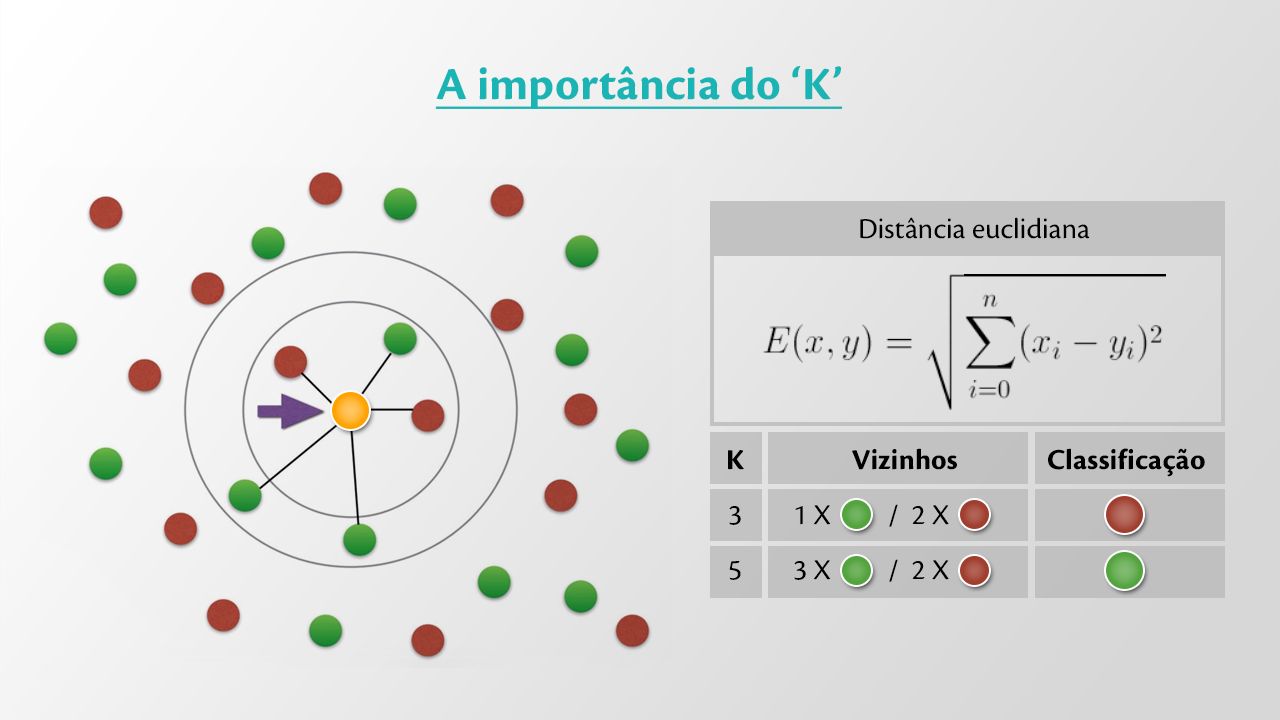
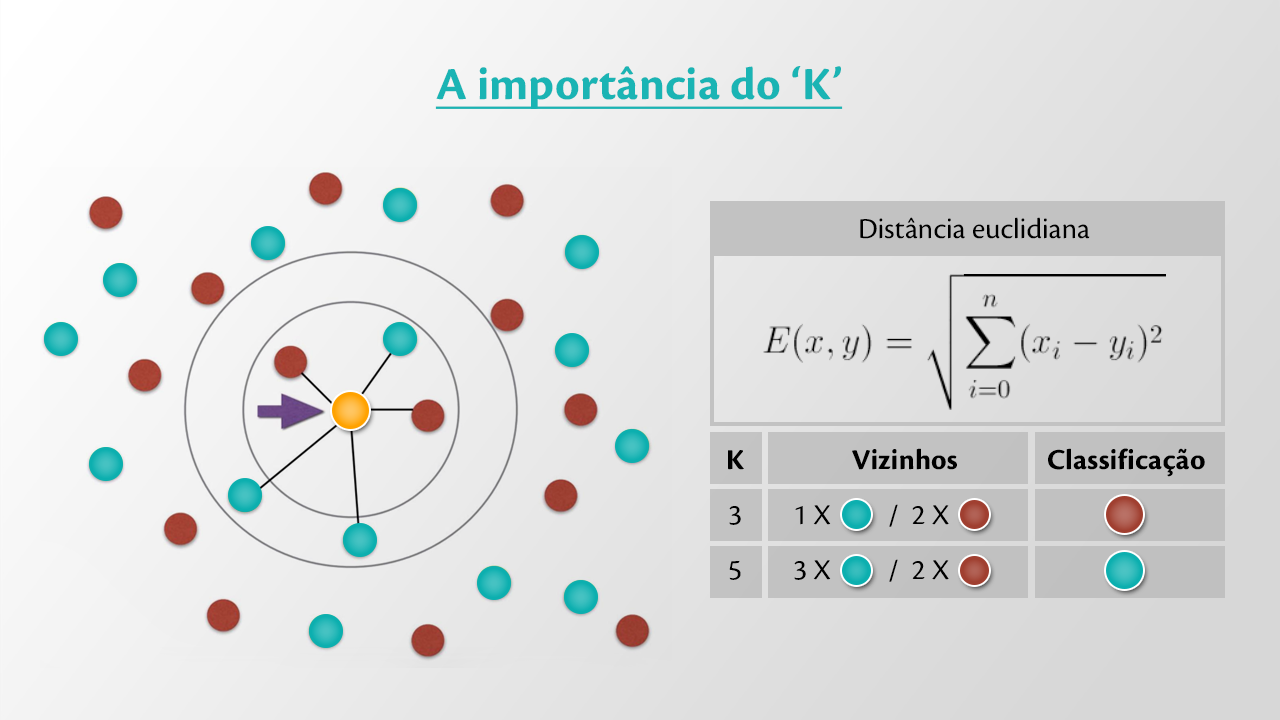
Two versions of the same layered image (1280×720). Layer-by-layer changes:
added layer "Ellipse 1 copy 12" in group "grafico" over [309, 614, 343, 648]
added layer "Ellipse 1 copy 11" in group "grafico" over [228, 478, 262, 512]
added layer "Ellipse 1 copy 10" in group "grafico" over [343, 523, 377, 557]
added layer "Ellipse 1 copy 8" in group "grafico" over [477, 566, 511, 600]
added layer "Ellipse 1 copy 9" in group "grafico" over [564, 580, 598, 614]
added layer "Ellipse 1 copy 20" in group "grafico" over [89, 447, 123, 481]
added layer "Ellipse 1 copy 19" in group "grafico" over [44, 322, 78, 356]
added layer "Ellipse 1 copy 18" in group "grafico" over [103, 263, 137, 297]
added layer "Ellipse 1 copy 17" in group "grafico" over [251, 226, 285, 260]
added layer "Ellipse 1 copy 16" in group "grafico" over [383, 188, 417, 222]
added layer "Ellipse 1 copy 15" in group "grafico" over [383, 322, 417, 356]
added layer "Ellipse 1 copy 14" in group "grafico" over [565, 235, 599, 269]
added layer "Ellipse 1 copy 13" in group "grafico" over [555, 333, 589, 367]
added layer "Ellipse 1 copy 7" in group "grafico" over [615, 429, 649, 463]
